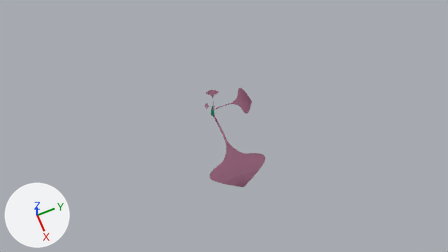
The Blender file blend_files/new_plants_backup.blend: old version first, new version second.
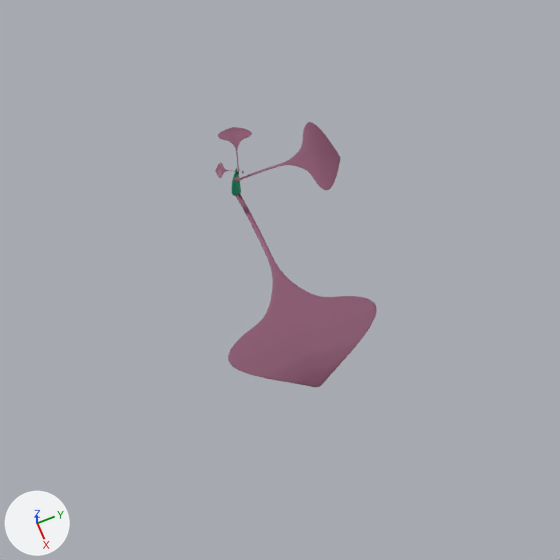
Old and new are each drawn from the file's camera 'Camera.001' and again close up on the part from 28% to 75% of the width and 17% to 100% of the height. The lights are fixed; the arrows at lower left show +X, +Y and +Z.

Script lines for the objects in view, before the commit:
```python
me_circle_004 = bpy.data.meshes.new('Circle.004')
me_circle_004.from_pydata(...)  # 61 vertices, 44 faces; spans x -0.03..5.15, y -1.82..1.84, z 0.02..0.93
me_circle_004.polygons.foreach_set('use_smooth', [True] * 44)
me_circle_004.materials.append(mat_material_003)  # brown #8b556e
me_circle_005 = bpy.data.meshes.new('Circle.005')
me_circle_005.from_pydata(...)  # 267 vertices, 257 faces; spans x 0.0, y 0.0, z 0.0..20.6
me_circle_005.materials.append(mat_material_002)  # green #00aa78
ob_empty_002 = bpy.data.objects.new('Empty.002', None)
ob_empty_002.location = (23.98, 0.0193, 0.361)
ob_empty_002.rotation_euler = (0.0, 0.0, 1.436)  # degrees (0, 0, 82)
ob_empty_002.scale = (0.237, 0.237, 0.237)
ob_leaf_002 = bpy.data.objects.new('Leaf.002', me_circle_004)
ob_leaf_002.location = (23.97, 0.0, 0.0)
ob_leaf_002.scale = (0.505, 0.505, 0.505)
_m = ob_leaf_002.modifiers.new('Solidify', 'SOLIDIFY')
_m.thickness = 0.05
_m = ob_leaf_002.modifiers.new('Subdivision', 'SUBSURF')
_m.levels = 2
_m = ob_leaf_002.modifiers.new('Array', 'ARRAY')
_m.count = 72
_m.constant_offset_displace = (0.0, 0.0, 0.0)
_m.use_relative_offset = False
_m.use_object_offset = True
_m.offset_object = ob_empty_002
_m = ob_leaf_002.modifiers.new('Curve', 'CURVE')
_m.object = ob_beziercurve_002
_m.deform_axis = 'POS_Z'
ob_stem_002 = bpy.data.objects.new('Stem.002', me_circle_005)
ob_stem_002.location = (23.97, 0.0, 0.0)
ob_stem_002.scale = (1.19, 1.19, 0.0431)
_m = ob_stem_002.modifiers.new('Subdivision', 'SUBSURF')
_m.levels = 2
_m = ob_stem_002.modifiers.new('Curve', 'CURVE')
_m.object = ob_beziercurve_002
_m.deform_axis = 'POS_Z'
```
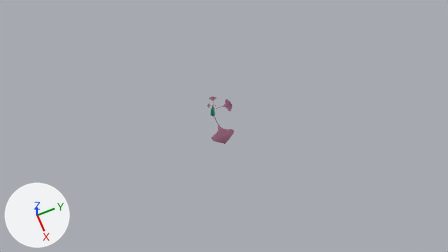
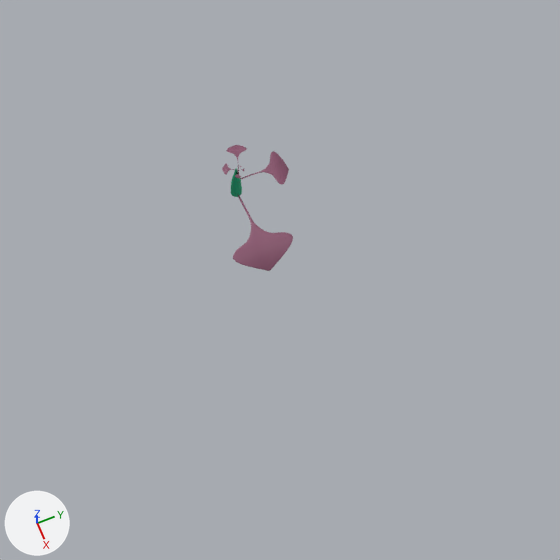
ob_empty_002 is not drawn itself; it is used by a modifier of ob_leaf_002.

What changed in the scene script:
```text
Change ob_leaf_002:
    ob_leaf_002.scale: (0.505, 0.505, 0.505) -> (0.208, 0.208, 0.208)
Change ob_stem_002:
    ob_stem_002.scale: (1.19, 1.19, 0.0431) -> (1.45, 1.45, 0.0431)
Change ob_empty_002:
    ob_empty_002.scale: (0.237, 0.237, 0.237) -> (0.117, 0.117, 0.117)
```

Changed parts and their boxes (x1, y1, x2, y2) in the close-ups (560 x 560 px):
'Leaf.002', rescaled (56% narrower, 52% shorter): before (215, 122, 377, 387); after (222, 145, 293, 271)
'Stem.002', rescaled (20% wider, 7% taller): before (232, 168, 241, 196); after (231, 167, 242, 197)
